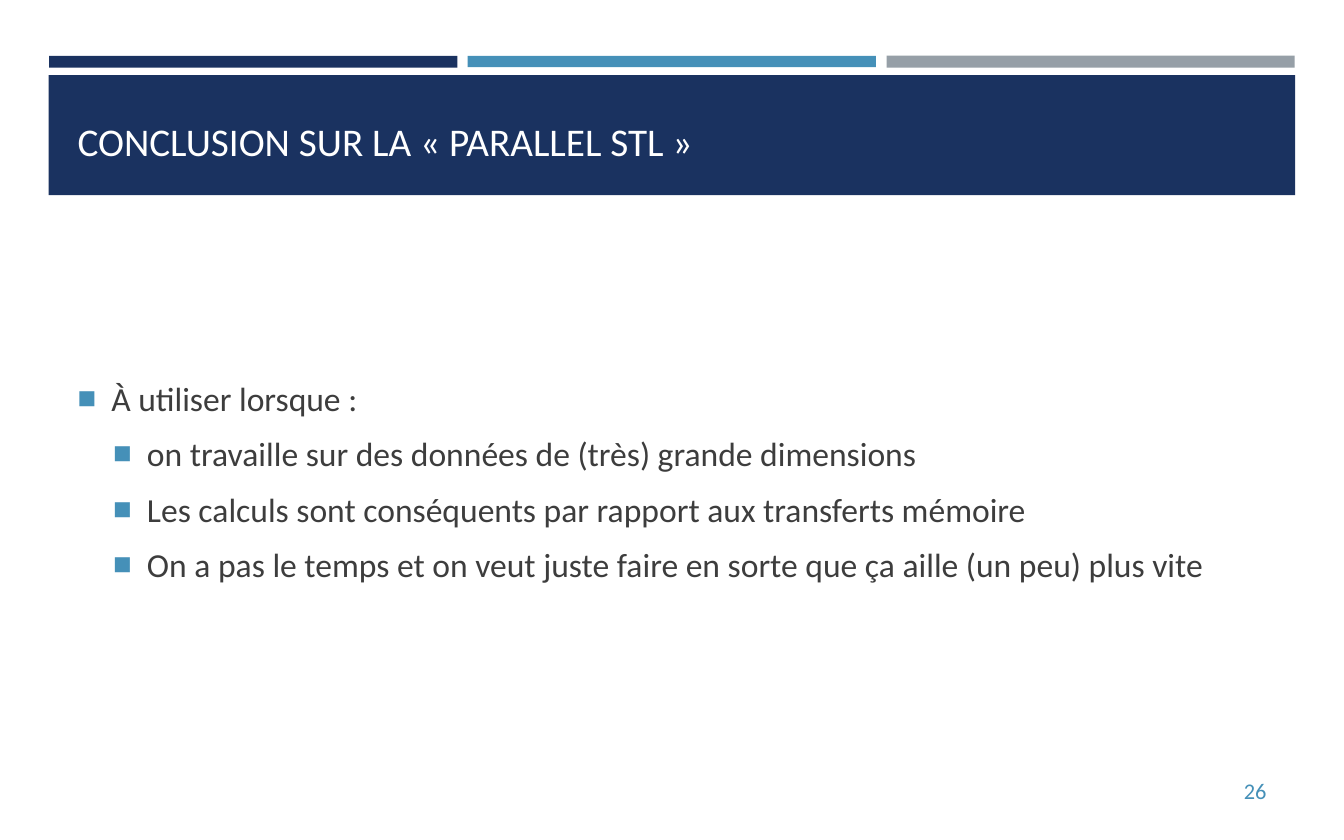
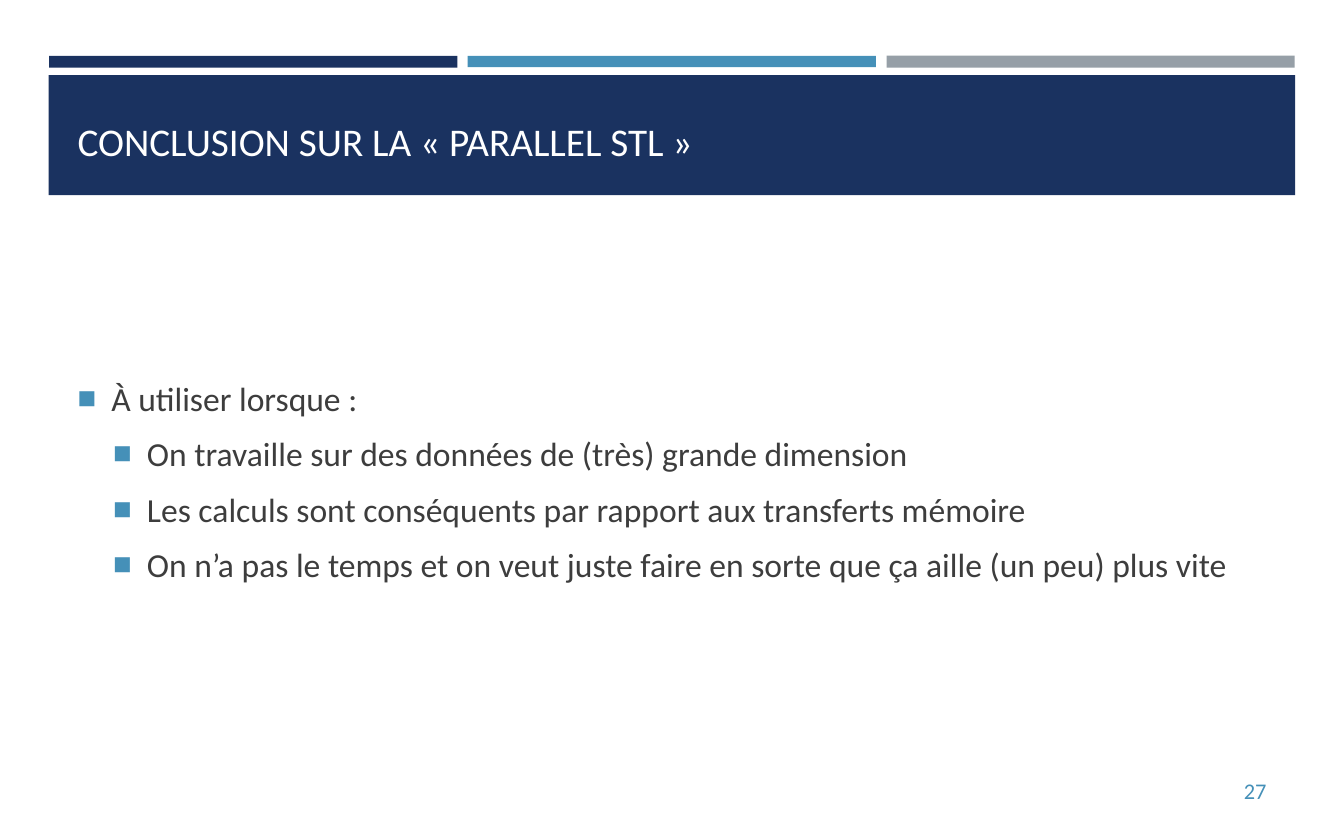
Before and after one commit to franckginguene/hpc_formation_scalian, a slide deck: slide 27 of Diapos/HPC_OpenMP.pptx (slide 26 before the commit). Drawn at 1344x840 pixels with LibreOffice and Linux fonts; fonts in the diff are those of the drawing. Boxes give left, top, right and bottom in pixels: in the first picture for what was removed or moved away, otherwise in the second. Text is boxed around its words. In the diff, an @@ line names an element or a change of style, - is before the commit and + after.

```diff
--- a/Diapos/HPC_OpenMP.pptx
+++ b/Diapos/HPC_OpenMP.pptx
@@ text at (147,441,908,472): text changed @@
-  ■ on travaille sur des données de (très) grande dimensions
+  ■ On travaille sur des données de (très) grande dimension
@@ text at (147,552,1226,583): text changed @@
-  ■ On a pas le temps et on veut juste faire en sorte que ça aille (un peu) plus vite
+  ■ On n’a pas le temps et on veut juste faire en sorte que ça aille (un peu) plus vite
@@ page number at (1244,784,1267,799): text changed @@
-26
+27
```
Also in this commit, not shown: 11 other slides changed, 2 slides added, 1 slide removed, 1 other file.
